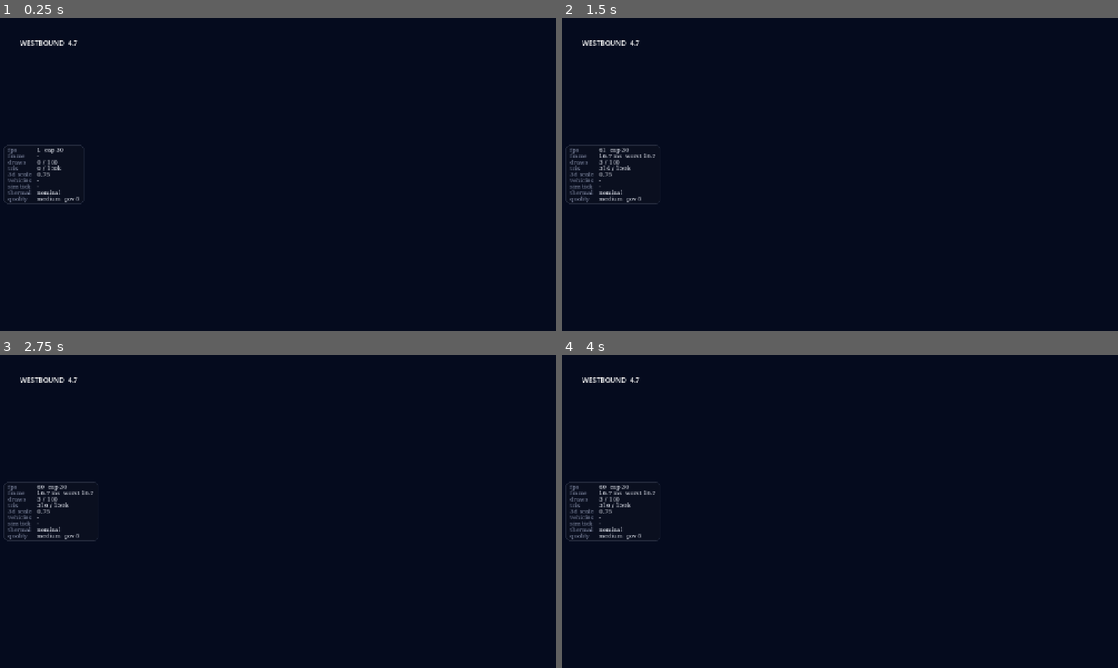
Above: before the commit, frames 1-4 (two rows, left to right).
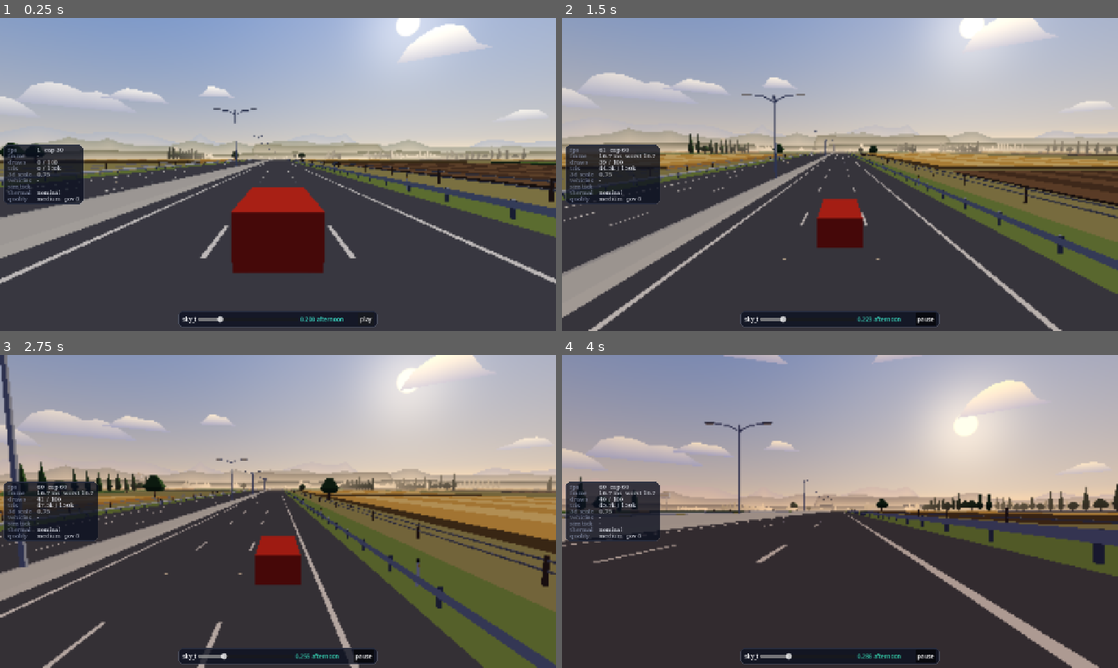
Above: after the commit, the same moments.

Repository: b3vet/westbound
Game: Godot game, scene res://src/dev/road_drive.tscn
Two runs of this game, one before a commit and one after it. Both use one fixed random seed, a clock stepped at 60 frames per second and the inputs below. Before the commit the project starts from res://src/main.tscn.
Inputs (mouse positions are in pixels of both pictures, inside the frame that each line leads up to):
- Up to frame 1 (0.25 s): no input
- Up to frame 2 (1.5 s): click (928, 318) at 0.5 s, where only the run after the commit has a clickable "play"; move the mouse to (962, 158) at 1.27 s; hold Right from 1.28 s (still down); tap C at 1.35 s; click (962, 158) at 1.42 s
- Up to frame 3 (2.75 s): release Right at 2 s; drag from (166, 527) to (250, 574) at 2.02 s
- Up to frame 4 (4 s): move the mouse to (895, 442) at 2.77 s; hold Right 2.78-3.5 s; tap C at 2.85 s; drag from (812, 574) to (673, 464) at 3.52 s

The runs differ from the first frame. In frame 1, 96% of the frame differs, in the area x 0-100%, y 0-100%; in frame 2, 97%; in frame 3, 96%; in frame 4, 97%.

Commit message:
M1 integration: sky + sky_t slider in the drive scene, drive scene as main scene; parity docs
- road_drive.tscn gains SkyRig and the sky_t slider; project main scene
  is the M1 drive scene for the gate build
- blob_shadow shader: wb_output/wb_darken_alpha parity fix (WP1.3 request)
- project.godot shader-global defaults are linear afternoon values
- CONTRACTS §13 parity rules, TOOLS/plan docs for both-renderer capture
- docs/playtests/M1.md checklist; plan status

Co-Authored-By: Claude Opus 5.5 <noreply@anthropic.com>
Claude-Session: https://claude.ai/code/session_01TcMqR19wW8umBNNS6QLcPv

Diff:
--- a/assets/shaders/blob_shadow.gdshader
+++ b/assets/shaders/blob_shadow.gdshader
@@ -31,6 +31,6 @@
 	float r = pow(pow(p.x, boxiness) + pow(p.y, boxiness), 1.0 / boxiness);
 	float falloff = 1.0 - smoothstep(1.0 - softness, 1.0, r);
 	float fog = wb_fog_factor(length(v_world_pos - CAMERA_POSITION_WORLD));
-	ALBEDO = shadow_color;
-	ALPHA = v_strength * falloff * (1.0 - fog);
+	ALBEDO = wb_output(shadow_color);
+	ALPHA = wb_darken_alpha(v_strength * falloff * (1.0 - fog));
 }
--- a/project.godot
+++ b/project.godot
@@ -7,7 +7,7 @@
 
 config/name="Westbound"
 config/description="Chase the sun. Cut through traffic."
-run/main_scene="res://src/main.tscn"
+run/main_scene="res://src/dev/road_drive.tscn"
 config/features=PackedStringArray("4.7", "Mobile")
 run/max_fps=60
 config/icon="res://icon.svg"
@@ -18,27 +18,27 @@
 
 wb_sky_zenith={
 "type": "color",
-"value": Color(0.24, 0.45, 0.78, 1)
+"value": Color(0.0284, 0.159, 0.6308, 1)
 }
 wb_sky_horizon={
 "type": "color",
-"value": Color(0.93, 0.72, 0.52, 1)
+"value": Color(0.8714, 0.6939, 0.4621, 1)
 }
 wb_sun_dir={
 "type": "vec3",
-"value": Vector3(0, 0.34, -0.94)
+"value": Vector3(0, 0.4067, -0.9135)
 }
 wb_sun_disc_color={
 "type": "color",
-"value": Color(1, 0.86, 0.6, 1)
+"value": Color(1, 0.8962, 0.6724, 1)
 }
 wb_sun_disc_size={
 "type": "float",
-"value": 0.03
+"value": 0.0314
 }
 wb_sun_glow={
 "type": "float",
-"value": 0.5
+"value": 0.45
 }
 wb_stars={
 "type": "float",
@@ -46,19 +46,19 @@
 }
 wb_cloud_lit={
 "type": "color",
-"value": Color(1, 0.9, 0.8, 1)
+"value": Color(1, 0.956, 0.8714, 1)
 }
 wb_cloud_shadow={
 "type": "color",
-"value": Color(0.6, 0.55, 0.65, 1)
+"value": Color(0.4508, 0.4677, 0.6038, 1)
 }
 wb_fog_color={
 "type": "color",
-"value": Color(0.85, 0.72, 0.6, 1)
+"value": Color(0.8148, 0.6868, 0.521, 1)
 }
 wb_fog_start={
 "type": "float",
-"value": 150.0
+"value": 175.0
 }
 wb_fog_end={
 "type": "float",
@@ -66,47 +66,47 @@
 }
 wb_horizon_tint_0={
 "type": "color",
-"value": Color(0.55, 0.45, 0.45, 1)
+"value": Color(0.1981, 0.1845, 0.107, 1)
 }
 wb_horizon_tint_1={
 "type": "color",
-"value": Color(0.65, 0.52, 0.5, 1)
+"value": Color(0.2789, 0.2622, 0.1715, 1)
 }
 wb_horizon_tint_2={
 "type": "color",
-"value": Color(0.75, 0.6, 0.55, 1)
+"value": Color(0.3613, 0.3613, 0.2918, 1)
 }
 wb_horizon_tint_3={
 "type": "color",
-"value": Color(0.82, 0.68, 0.58, 1)
+"value": Color(0.4564, 0.4852, 0.552, 1)
 }
 wb_ambient={
 "type": "color",
-"value": Color(0.35, 0.35, 0.42, 1)
+"value": Color(0.3231, 0.3712, 0.5089, 1)
 }
 wb_sun_light_color={
 "type": "color",
-"value": Color(1, 0.9, 0.78, 1)
+"value": Color(1, 0.8714, 0.6868, 1)
 }
 wb_sun_light_energy={
 "type": "float",
-"value": 1.0
+"value": 0.95
 }
 wb_shadow_tint={
 "type": "color",
-"value": Color(0.42, 0.4, 0.55, 1)
+"value": Color(0.2705, 0.2918, 0.4342, 1)
 }
 wb_road_tone={
 "type": "color",
-"value": Color(0.22, 0.22, 0.25, 1)
+"value": Color(0.0685, 0.0704, 0.0844, 1)
 }
 wb_lane_line_tint={
 "type": "color",
-"value": Color(0.95, 0.93, 0.85, 1)
+"value": Color(0.8879, 0.8714, 0.7914, 1)
 }
 wb_emissive_headlight={
 "type": "float",
-"value": 1.0
+"value": 0.0
 }
 wb_emissive_streetlamp={
 "type": "float",
--- a/src/dev/road_drive.gd
+++ b/src/dev/road_drive.gd
@@ -11,7 +11,8 @@
 ##   C or tap the upper-right quarter  cycle camera (chase, far, hood, high)
 ##   Up/Down or tap the right edge     speed +/- (100 / 160 / 200 / 250 / 280 km/h)
 ##   Left/Right or tap the left edge   change lane
-##   backtick / three-finger tap       dev HUD (and the sky_t slider when present)
+##   backtick / three-finger tap       dev HUD
+##   bottom slider                     scrub sky_t live; play runs the whole timeline
 
 const CAMERAS: Array[StringName] = [&"chase", &"far", &"hood", &"high"]
 ## Camera rigs: [behind_m, height_m, look_ahead_m, look_height_m]. Dev values.
@@ -36,6 +37,7 @@
 var _director: BiomeDirector
 var _builder: RoadBuilder
 var _roadside: Roadside
+var _sky: SkyRig
 var _camera: Camera3D
 var _car: MeshInstance3D
 var _shadow: BlobShadow
@@ -78,6 +80,7 @@
 	_roadside.biome_director = _director
 	add_child(_roadside)
 
+	_sky = $Sky
 	_camera = $Camera3D
 	_car = _make_car()
 	add_child(_car)
@@ -95,6 +98,7 @@
 	_director.setup(_ctx, _road, _origin)
 	_builder.setup(_ctx, _road, _origin)
 	_roadside.setup(_ctx, _road, _origin)
+	_sky.setup(_ctx, _road, _origin)
 	_builder.build_all_now(_s)
 	Events.origin_shifted.connect(_on_origin_shifted)
 
@@ -131,6 +135,7 @@
 	_director.update_view(_s)
 	_builder.update_view(_s)
 	_roadside.update_view(_s)
+	_sky.update_view(_s)
 
 
 func _unhandled_input(event: InputEvent) -> void:
@@ -160,8 +165,10 @@
 			_cycle_camera()
 
 
-## Snap hook (tools/snap.sh): --s=, --cam=, --speed_kmh=, --lane=.
+## Snap hook (tools/snap.sh): --s=, --cam=, --lane=, --sky_t=.
 func snap_setup(args: Dictionary) -> void:
+	if args.has("sky_t"):
+		_sky.sky_t = float(args["sky_t"])
 	if args.has("cam"):
 		_cam_index = maxi(CAMERAS.find(StringName(str(args["cam"]))), 0)
 	if args.has("lane"):
@@ -175,6 +182,7 @@
 		_builder.build_all_now(_s)
 		_roadside.update_view(_s)
 		_director.update_view(_s)
+		_sky.update_view(_s)
 		_place_all()
 
 
--- a/src/dev/road_drive.tscn
+++ b/src/dev/road_drive.tscn
@@ -1,10 +1,14 @@
-[gd_scene load_steps=3 format=3]
+[gd_scene load_steps=5 format=3]
 
 [ext_resource type="Script" path="res://src/dev/road_drive.gd" id="1_drive"]
 [ext_resource type="PackedScene" path="res://src/ui/dev_hud.tscn" id="2_hud"]
+[ext_resource type="PackedScene" path="res://src/sun/sky.tscn" id="3_sky"]
+[ext_resource type="PackedScene" path="res://src/sun/dev/sky_t_slider.tscn" id="4_slider"]
 
 [node name="RoadDrive" type="Node3D"]
 script = ExtResource("1_drive")
+
+[node name="Sky" parent="." instance=ExtResource("3_sky")]
 
 [node name="Camera3D" type="Camera3D" parent="."]
 fov = 62.0
@@ -12,3 +16,6 @@
 far = 720.0
 
 [node name="DevHud" parent="." instance=ExtResource("2_hud")]
+
+[node name="SkyTSlider" parent="." instance=ExtResource("4_slider")]
+sky_path = NodePath("../Sky")
Not shown, changed: docs/CONTRACTS.md
Not shown, changed: docs/IMPLEMENTATION_PLAN.md
Not shown, changed: docs/TOOLS.md
Not shown, added: docs/playtests/M1.md
